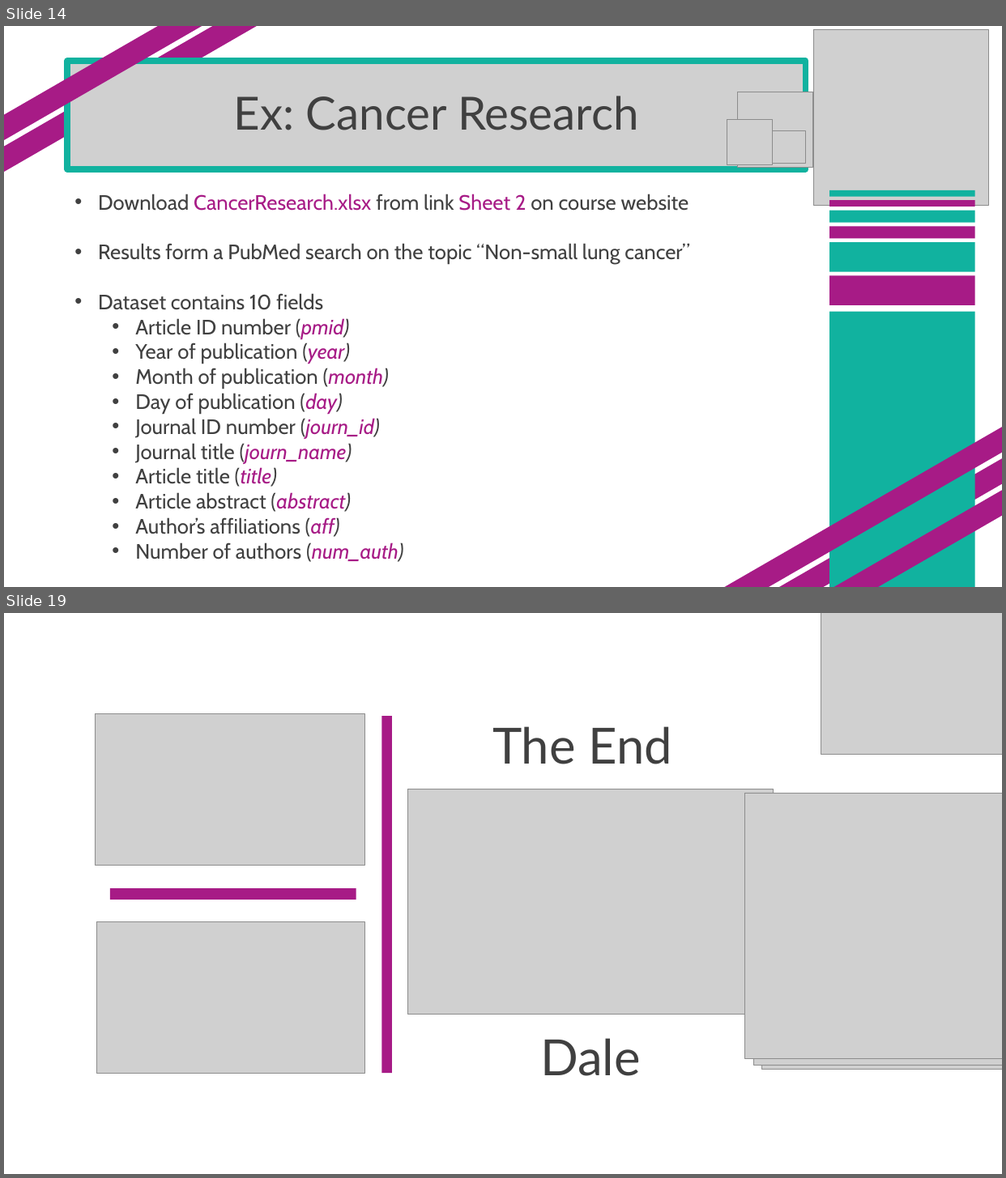
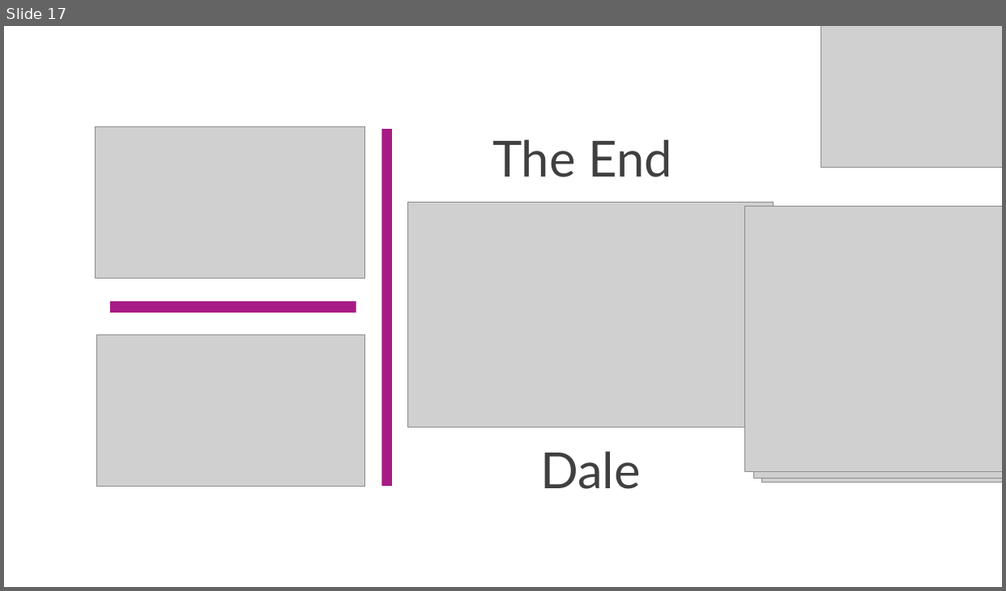
Before and after one commit to SuperMarioGiacomazzo/STOR305_WEBSITE, a slide deck: Lectures/Lecture 26/Lecture 26.pptx. Shown one above the other, each under a label of ours: slides 14 and 19 before the commit, slide 17 after it; the slides between them are not shown. The pictures are 1006x1178 and 1006x591 pixels, drawn with LibreOffice and Linux fonts; fonts in the diff are those of the drawing; grey boxes stand for pictures. Boxes give left, top, right and bottom in pixels: in the first picture for what was removed or moved away, otherwise in the second. Text is boxed around its words. In the diff, an @@ line names an element or a change of style, - is before the commit and + after.

```diff
--- a/Lectures/Lecture 26/Lecture 26.pptx
+++ b/Lectures/Lecture 26/Lecture 26.pptx
@@ slide 14 removed at (4,26,1002,587), background #FFFFFF @@
@@ rectangle removed at (4,26,268,184) @@
@@ rectangle removed at (4,26,253,160) @@
@@ picture removed at (813,30,988,205) @@
@@ picture removed at (68,62,806,169) @@
@@ title removed at (68,61,806,169) @@
-Ex: Cancer Research
@@ picture removed at (738,92,812,168) @@
@@ picture removed at (727,120,772,165) @@
@@ picture removed at (773,130,806,164) @@
@@ text removed at (98,194,689,562) @@
-• Download CancerResearch.xlsx from link Sheet 2 on course website
-• Results form a PubMed search on the topic “Non-small lung cancer”
-• Dataset contains 10 fields
-  • Article ID number (pmid)
-  • Year of publication (year)
-  • Month of publication (month)
-  • Day of publication (day)
-  • Journal ID number (journ_id)
-  • Journal title (journ_name)
-  • Article title (title)
-  • Article abstract (abstract)
-  • Author’s affiliations (aff)
-  • Number of authors (num_auth)
@@ rectangle removed at (829,190,975,197) @@
@@ rectangle removed at (829,200,975,207) @@
@@ rectangle removed at (829,210,975,222) @@
@@ rectangle removed at (829,227,975,238) @@
@@ rectangle removed at (829,242,975,272) @@
@@ rectangle removed at (829,276,975,306) @@
@@ rectangle removed at (829,312,975,587) @@
@@ rectangle removed at (701,408,1002,587) @@
@@ rectangle removed at (765,431,1002,587) @@
@@ rectangle removed at (778,455,1002,587) @@
@@ what was slide 19 is now slide 17 @@
```
Also in this commit, not shown: 15 slides added, 16 other slides removed, 59 other files.
